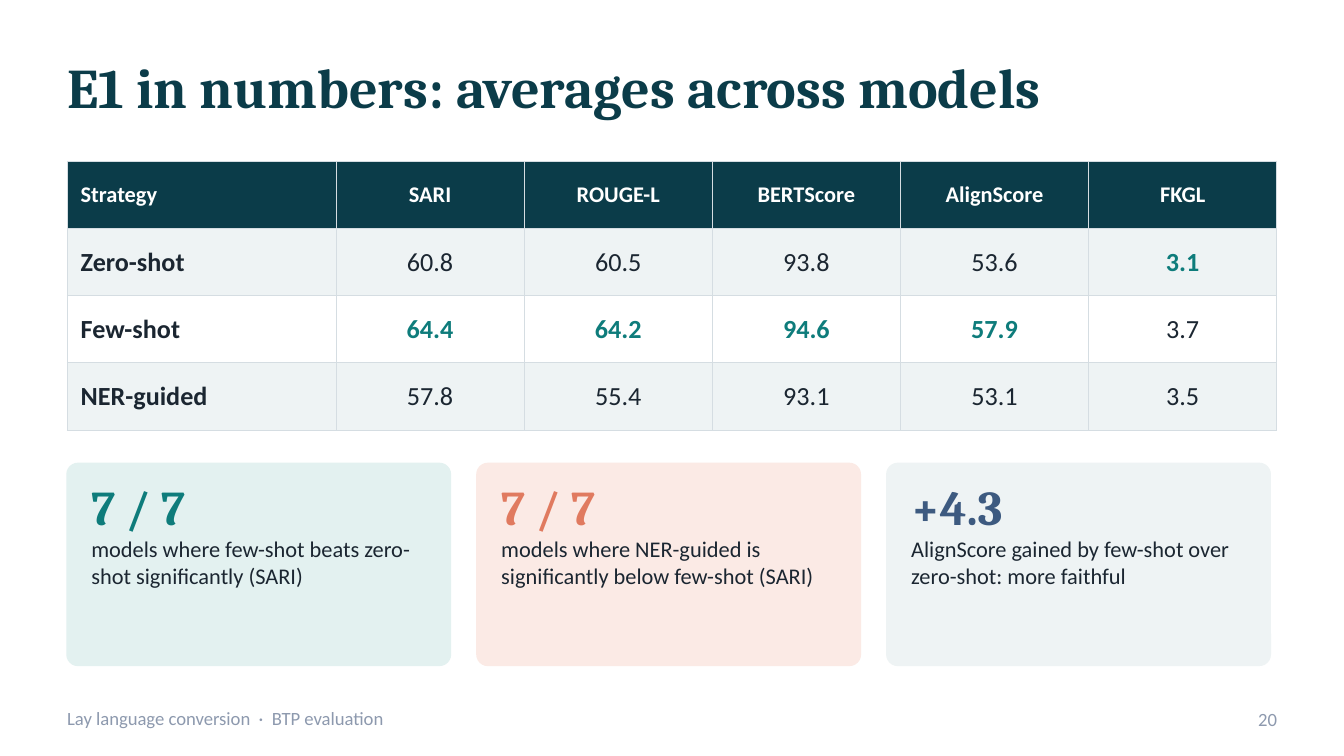
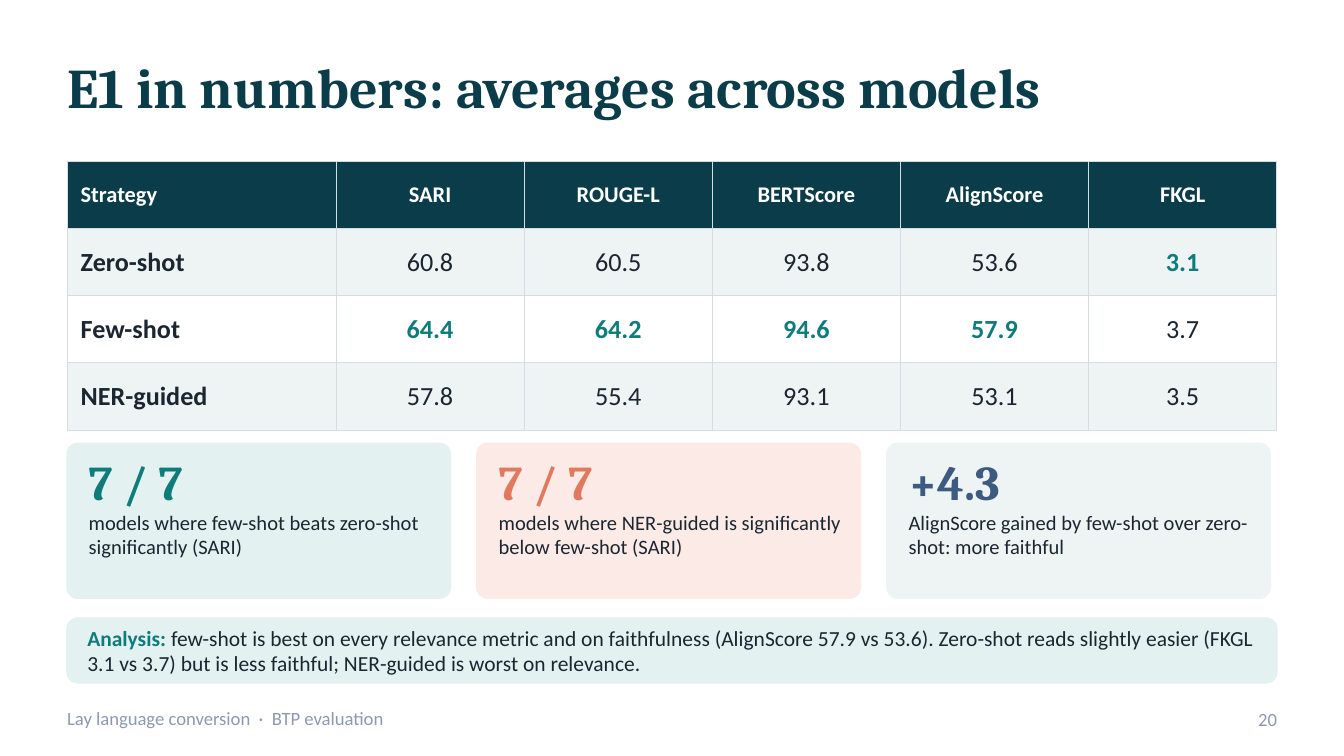
Before and after one commit to bibesgotthevibes/btp-Project, a slide deck: slide 20 of docs/BTP_Lay_Language_Conversion_Evaluation.pptx. Drawn at 1344x756 pixels with LibreOffice and Linux fonts; fonts in the diff are those of the drawing. Boxes give left, top, right and bottom in pixels: in the first picture for what was removed or moved away, otherwise in the second. Text is boxed around its words. In the diff, an @@ line names an element or a change of style, - is before the commit and + after.

```diff
--- a/docs/BTP_Lay_Language_Conversion_Evaluation.pptx
+++ b/docs/BTP_Lay_Language_Conversion_Evaluation.pptx
@@ rounded rectangle: place and size @@
-rounded rectangle at <box>67,464,450,665</box>
+rounded rectangle at <box>67,444,450,598</box>
@@ rounded rectangle: place and size @@
-rounded rectangle at <box>477,464,860,665</box>
+rounded rectangle at <box>477,444,860,598</box>
@@ proportions changed in 3 elements at <box>67,444,450,598</box>, <box>477,444,860,598</box>, <box>887,444,1270,598</box> @@
@@ rounded rectangle: place and size @@
-rounded rectangle at <box>887,464,1270,665</box>
+rounded rectangle at <box>887,444,1270,598</box>
@@ text "7 / 7": place and size @@
-text "7 / 7" at <box>91,492,410,588</box>
+text "7 / 7" at <box>89,467,418,558</box>
@@ text "7 / 7": place and size @@
-text "7 / 7" at <box>501,492,813,588</box>
+text "7 / 7" at <box>499,467,841,557</box>
@@ text "+4.3": place and size @@
-text "+4.3" at <box>911,492,1229,584</box>
+text "+4.3" at <box>909,467,1248,554</box>
@@ text at <box>89,515,418,558</box>: size 12 to 11 pt @@
@@ text at <box>499,515,841,557</box>: size 12 to 11 pt @@
@@ text at <box>909,515,1248,554</box>: size 12 to 11 pt @@
@@ rounded rectangle added at <box>67,618,1277,683</box>, fill #E3F1F0, outline #E3F1F0 1 pt @@
@@ text added at <box>87,630,1252,675</box>, 11.5 pt, text #1B2631 @@
+Analysis: few-shot is best on every relevance metric and on faithfulness (AlignScore 57.9 vs 53.6). Zero-shot reads slightly easier (FKGL 3.1 vs 3.7) but is less faithful; NER-guided is worst on relevance.
```
Also in this commit, not shown: 9 other slides changed.
